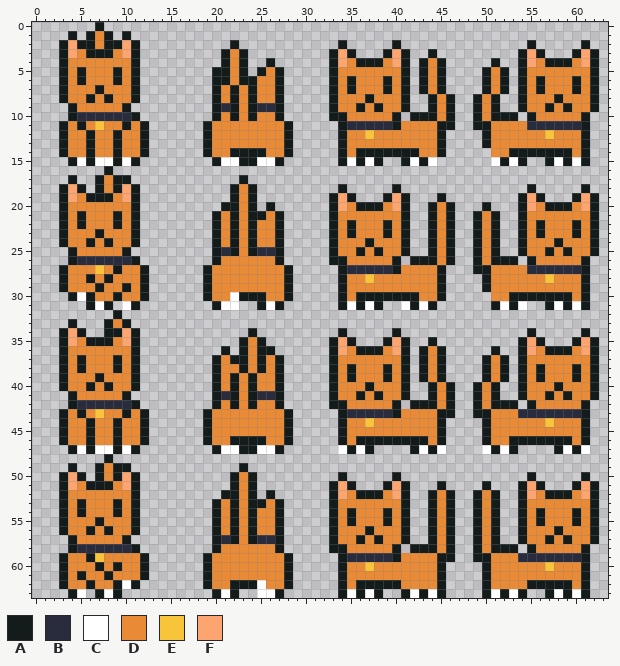
Two versions of one pixel-art sprite, Assets/Sprites/Skully Sprite/SpriteSheet.png. That is the earlier state.
The file is 64x64 pixels.
Palette (. is transparent): A #141b1b  B #282c3c  C #ffffff  D #e88a36  E #f8c53a  F #fca570
Pixels before (only the part around the change), first column x 0:
11 ...ADADEDDADA......ADDDDDD
12 ...ADDADDADDA......ADDDDDD
13 ...ADDADDADDA......ADDDDDD
14 ...ADDADDADDA......ADDAAAA
15 ....ACACCACA........ACCAAC
16 ........A.................
17 ....A..ADAA............A..
18 ...AFA.ADAFA..........ADA.
19 ...AFDAAADFA..........ADA.
20 ...ADDDDDDDA.........AADA.
21 ...ADADDDADA........ADADAA
22 ...ADADDDADA........ADADAD
23 ...ADDDADDDA........ADADAD
24 ...ADDADADDA........ADADAD
25 ....ADDDDDA.........ABADAB
26 ....ABBBBBBA........ADDDDD
27 ...ADDDEDADDA......ADDDDDD
28 ...ADDADADDDA......ADDDDDD
29 ...ADDDADDADA......ADDDDDD
30 ....ACADDADDA......ADDCAAA
31 ......ACA.CA........ACC..A
32 .........A................
33 ....A...ADA...............
34 ...AFA..AAFA............A.
35 ...AFDAAADFA...........ADA
36 ...ADDDDDDDA.........A.ADA
37 ...ADADDDADA........ADAADA
38 ...ADADDDADA........ADDADA
39 ...ADDDADDDA........ADADAD
40 ...ADDADADDA........ADADAD
41 ....ADDDDDA.........ABADAB
42 ....ABBBBBBA........ADADAD
43 ...ADADEDDADA......ADDDDDD
44 ...ADDADDADDA......ADDDDDD
45 ...ADDADDADDA......ADDDDDD
46 ...ADDADDADDA......ADDAAAA
47 ....ACACCACA........ACCAAC
48 ........A.................
49 ....A..ADAA............A..
50 ...AFA.ADAFA..........ADA.
51 ...AFDAAADFA..........ADA.
52 ...ADDDDDDDA.........AADA.
53 ...ADADDDADA........ADADAA
54 ...ADADDDADA........ADADAD
55 ...ADDDADDDA........ADADAD
56 ...ADDADADDA........ADADAD
57 ....ADDDDDA.........ABADAB
58 ....ABBBBBBA........ADDDDD
59 ...ADDAEDDDDA......ADDDDDD
60 ...ADDDADADDA......ADDDDDD
61 ...ADADDADDDA......ADDDDDD
62 ...ADDADDACA.......ADDAAAC
63 ....AC.ACA..........ACA..C
Now the later version:
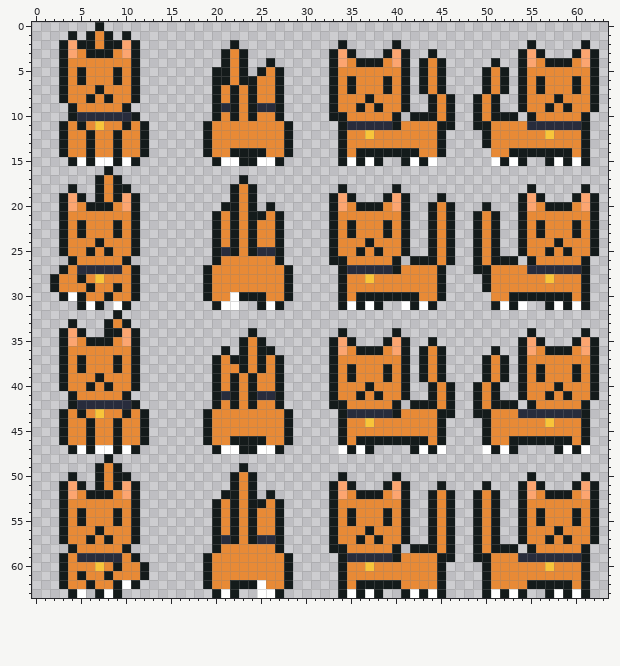
Log entry: another walk down update
What changed:
y 17: x 4 A -> .; x 10 A -> .
y 18: x 3..5 AFA -> .A.; x 10..11 FA -> A.
y 19: x 5..6 DA -> A.; x 8..9 AD -> DA
y 20: x 4 D -> F; x 6..8 DDD -> AAA; x 10 D -> F
y 21: x 5 A -> D; x 9 A -> D
y 23: x 5 D -> A; x 7 A -> D; x 9 D -> A
y 24: x 6..8 ADA -> DAD
y 25: x 3..4 .A -> AD; x 6 D -> A; x 8 D -> A; x 10..11 A. -> DA
y 26: x 5..11 BBBBBBA -> DDDDDA.
y 27: x 5..9 DDEDA -> BBBBB; x 11..12 DA -> A.
y 28: x 2..3 .A -> AD; x 5..8 DADA -> ADED; x 11..12 DA -> A.
y 29: x 2..3 .A -> AD; x 6..7 DA -> AD; x 9..12 DADA -> ADA.
y 30: x 3..6 .ACA -> ACAD; x 8..9 DA -> AD; x 11..12 DA -> A.
y 31: x 5..11 .ACA.CA -> ACA.CA.
y 49: x 4 A -> .; x 10 A -> .
y 50: x 3..5 AFA -> .A.; x 10..11 FA -> A.
y 51: x 5..6 DA -> A.; x 8..9 AD -> DA
y 52: x 4 D -> F; x 6..8 DDD -> AAA; x 10 D -> F
y 53: x 5 A -> D; x 9 A -> D
y 55: x 5 D -> A; x 7 A -> D; x 9 D -> A
y 56: x 6..8 ADA -> DAD
y 57: x 3..4 .A -> AD; x 6 D -> A; x 8 D -> A; x 10..11 A. -> DA
y 58: x 5..11 BBBBBBA -> DDDDDA.
y 59: x 5..9 DAEDD -> BBBBB; x 11..12 DA -> A.
y 60: x 7 A -> E
Pixel boxes of the changes (left, top, right, bottom) in both pictures:
changed: (50, 175, 149, 310)
changed: (59, 463, 149, 571)
